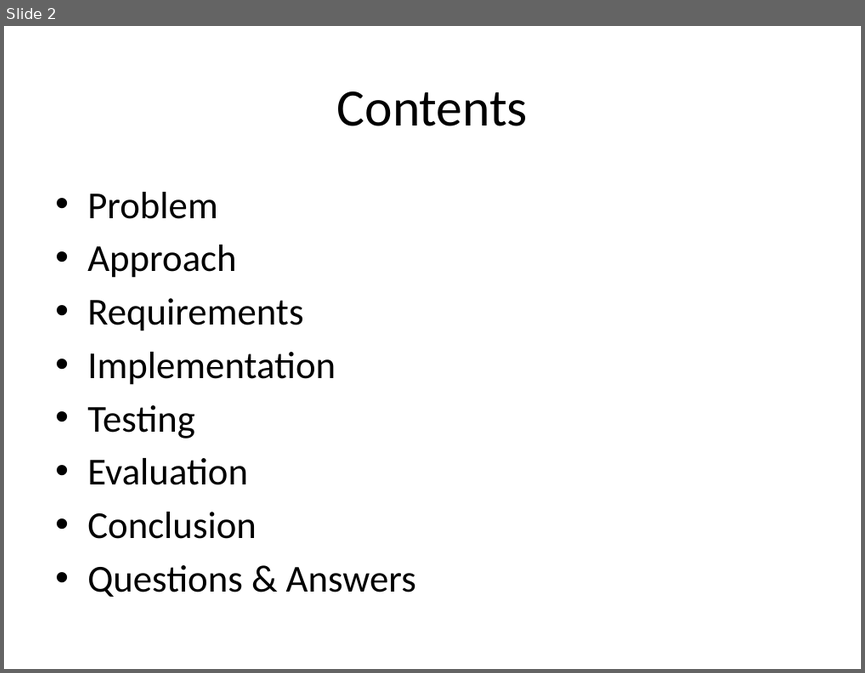
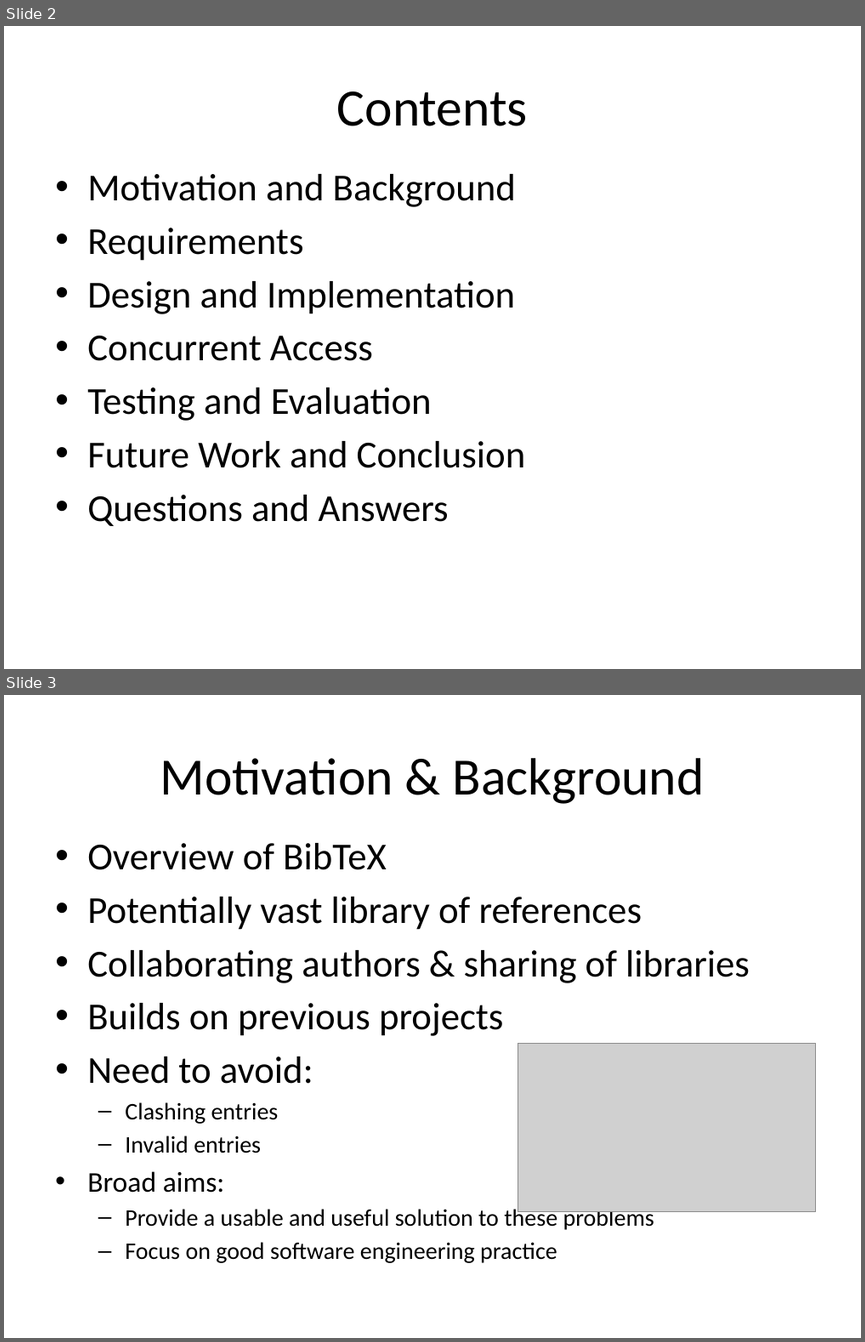
Before and after one commit to johnnyfoe/bibman, a slide deck: Documents/Presentation/Presentation.pptx. Shown one above the other, each under a label of ours: slide 2 before the commit, slides 2 and 3 after it. The pictures are 865x673 and 865x1342 pixels, drawn with LibreOffice and Linux fonts; fonts in the diff are those of the drawing; grey boxes stand for pictures; background and template pictures are left out. Boxes give left, top, right and bottom in pixels: in the first picture for what was removed or moved away, otherwise in the second. Text is boxed around its words. In the diff, an @@ line names an element or a change of style, - is before the commit and + after.

```diff
--- a/Documents/Presentation/Presentation.pptx
+++ b/Documents/Presentation/Presentation.pptx
@@ slide 3 added at bbox=[4, 695, 861, 1338], background picture (left out) @@
@@ title added at bbox=[160, 758, 704, 804], 44 pt, text #000000 @@
+Motivation & Background
@@ text added at bbox=[87, 843, 749, 1263], 32 pt, text #000000 @@
+• Overview of BibTeX
+• Potentially vast library of references
+• Collaborating authors & sharing of libraries
+• Builds on previous projects
+• Need to avoid:
+  – Clashing entries
+  – Invalid entries
+• Broad aims:
+  – Provide a usable and useful solution to these problems
+  – Focus on good software engineering practice
@@ picture added at bbox=[518, 1043, 816, 1212] @@
@@ slide 2 changed as well @@
@@ text "Motivation and Background": place and size @@
-text "Motivation and Background" at bbox=[87, 192, 416, 596]
+text "Motivation and Background" at bbox=[87, 174, 526, 526]
@@ text at bbox=[87, 174, 516, 207]: text changed @@
-• Problem
-• Approach
+• Motivation and Background
@@ text at bbox=[87, 281, 526, 526]: text changed @@
-• Implementation
-• Testing
-• Evaluation
-• Conclusion
-• Questions & Answers
+• Design and Implementation
+• Concurrent Access
+• Testing and Evaluation
+• Future Work and Conclusion
+• Questions and Answers
```
Also in this commit, not shown: 1 other slide changed, 10 other slides added.
